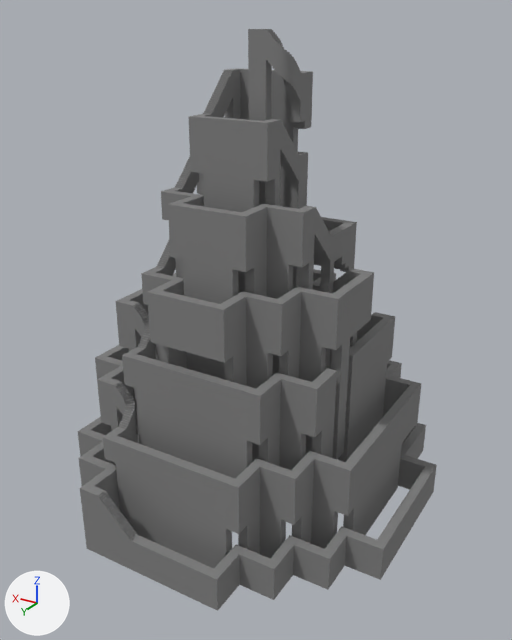
Before and after pictures for a commit that changed the COLLADA model Assets/Models/source/model/model/model.dae.
Both versions are drawn from a camera (50 mm lens) standing at (-7.24, 11.9, 9.98) and looking at (-0.24, 0.23, 4.14). Arrows for +X, +Y and +Z are at lower left; the lights stay in place.

Objects in the first picture: 'maze_1'.
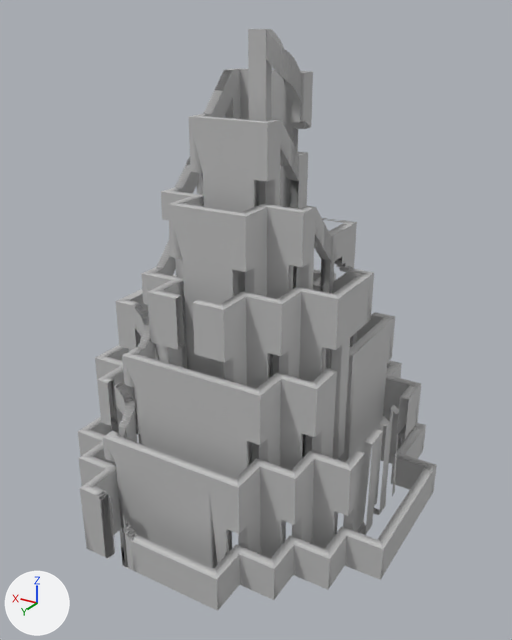
Where the change shows, as pixel boxes [x1, y1, x2, y2] in the pictures (512 x 640 px):
'maze_1', recoloured, reshaped
    both: [78, 29, 437, 611]
part 1 of me_meshid0_name, deleted
    before: [110, 508, 121, 564]
part 2 of me_meshid0_name, deleted
    before: [106, 501, 117, 562]
part 3 of me_meshid0_name, deleted
    before: [138, 294, 156, 359]
part 4 of me_meshid0_name, deleted
    before: [101, 427, 129, 566]
part 5 of me_meshid0_name, deleted
    before: [352, 397, 409, 535]
part 6 of me_meshid0_name, deleted
    before: [314, 220, 338, 269]
part 7 of me_meshid0_name, deleted
    before: [176, 295, 198, 354]

The change in detail:
Material 'lambert1' (mat_lambert1) changes colour from grey #7f7f7f to grey #bcbcbc; in linear values from (0.214, 0.214, 0.214) to (0.5, 0.5, 0.5).
me_meshid0_name is used by ob_maze_1; location (0.0, 0.0, 0.0).
me_meshid0_name had 4450 vertices, 7828 faces and spanned x -3.85..3.85, y -3.85..3.85, z 0.02..9.75.
me_meshid0_name now has 4288 vertices, 7263 faces and spans x -3.85..3.85, y -3.85..3.85, z 0.02..9.75.
me_meshid0_name part 1: the loose piece of 20 vertices spanning x 0.75..0.85, y 3.65..3.85, z 0.02..1.21 is deleted.
me_meshid0_name part 2: the loose piece of 20 vertices spanning x 0.85..0.95, y 3.65..3.85, z 0.02..1.31 is deleted.
me_meshid0_name part 3: 64 vertices removed from x -0.38..3.85, y -3.1..1.12, z 0.02..3.0.
me_meshid0_name part 4: 30 vertices removed from x 0.58..1.6, y 2.62..3.85, z 0.02..2.25.
me_meshid0_name part 5: 17 vertices removed from x -3.1..-2.9, y -1.31..1.12, z 0.02..2.25.
me_meshid0_name part 6: 7 vertices removed from x -1.12..-0.56, y -1.6..-1.4, z 4.97.
me_meshid0_name part 7: 4 vertices removed from x 0.0, y 2.15..2.35, z 4.22..5.25.
